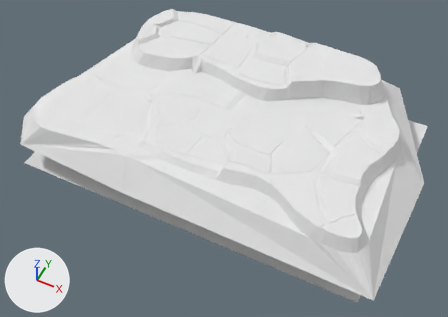
Before and after pictures for a commit that changed the Blender file P_Woodchuck/09_Woodchuck/Assets/03_Models/BLENDER/island.blend.
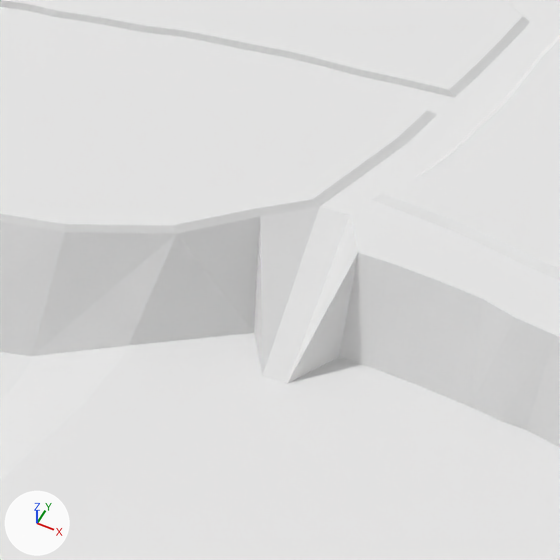
The first picture shows the older version from a 50 mm camera at (122.0, -255.0, 268.0) aimed at (3.0, -17.0, -30.0). The close-ups show both versions on the part from 37% to 50% of the width and 11% to 29% of the height of that picture; other places that the commit changed are outside them. Arrows for +X, +Y and +Z are at lower left; the lights stay in place.

Script lines for the objects in view, before the commit:
```python
me_plane_016 = bpy.data.meshes.new('Plane.016')
me_plane_016.from_pydata(...)  # 2212 vertices, 1434 faces; spans x -50.0..197.0, y -42.0..134.0, z -15.0..10.0
me_plane_016.materials.append(mat_material_003)  # white #e7e7e7
ob_landscape = bpy.data.objects.new('Landscape', me_plane_016)
ob_landscape.location = (-73.97, -39.4, 1.9)
ob_landscape.scale = (1.0, 1.0, 1.15)
```
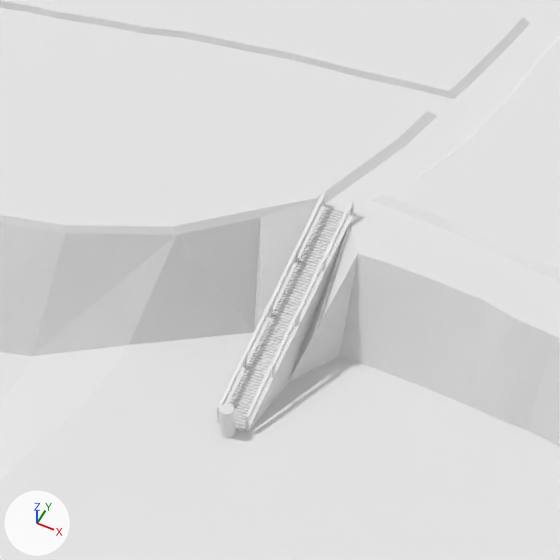
Pixel boxes [x1, y1, x2, y2] of what changed, in the close-ups (560 x 560 px):
'Staircase_5_h', added: after [217, 192, 355, 433]

Edits to the bpy script that builds the scene:
```text
Add me_cube_1:
    me_cube_1.from_pydata(...)  # 1092 vertices, 1336 faces; spans x -1.2..1.2, y -15.8..1.4, z -5.6..2.0
Add ob_staircase_5_h:
    ob_staircase_5_h = bpy.data.objects.new('Staircase_5_h', me_cube_1)
    ob_staircase_5_h.location = (-35.97, 25.39, 6.88)
    ob_staircase_5_h.rotation_euler = (0.436, 0.0, 0.0)  # degrees (25, 0, 0)
    ob_staircase_5_h.scale = (0.91, 1.0, 1.0)
```
